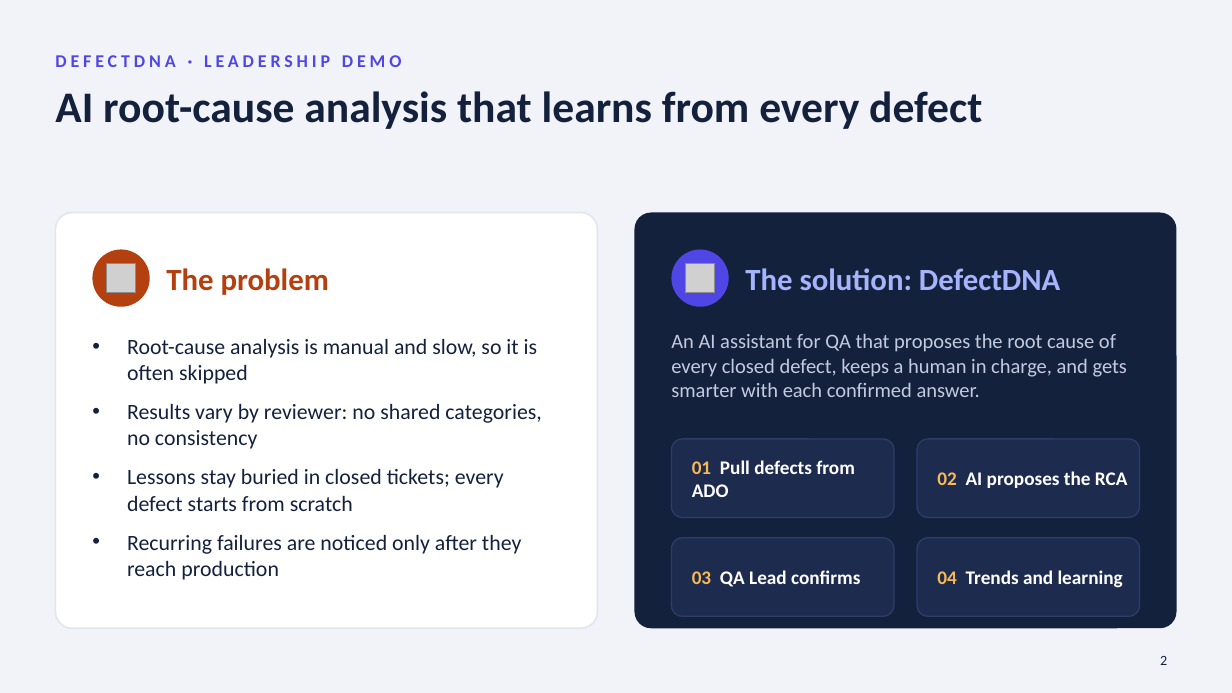
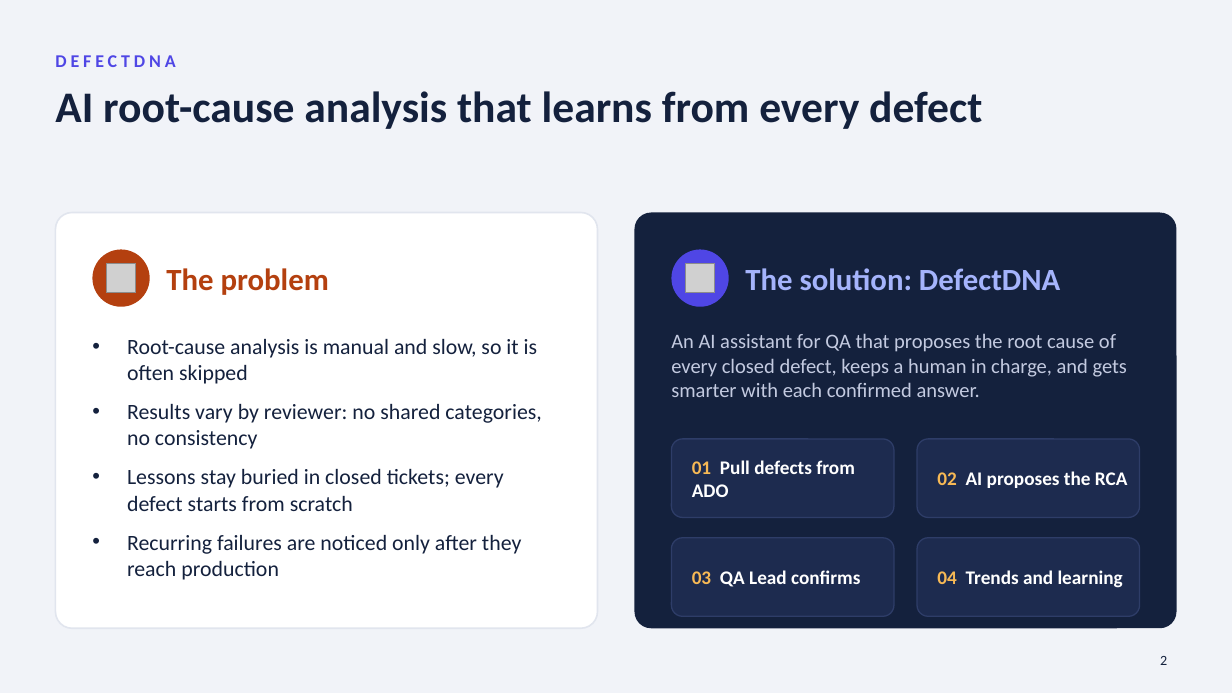
Before and after one commit to vrsaritli/DefectDNA, a slide deck: slide 2 of docs/presentations/DefectDNA-leadership-demo.pptx. Drawn at 1232x693 pixels with LibreOffice and Linux fonts; fonts in the diff are those of the drawing; grey boxes stand for pictures. Boxes give left, top, right and bottom in pixels: in the first picture for what was removed or moved away, otherwise in the second. Text is boxed around its words. In the diff, an @@ line names an element or a change of style, - is before the commit and + after.

```diff
--- a/docs/presentations/DefectDNA-leadership-demo.pptx
+++ b/docs/presentations/DefectDNA-leadership-demo.pptx
@@ text at (55, 55, 175, 67): text changed @@
-DEFECTDNA · LEADERSHIP DEMO
+DEFECTDNA
```
Also in this commit, not shown: 1 other slide changed.
